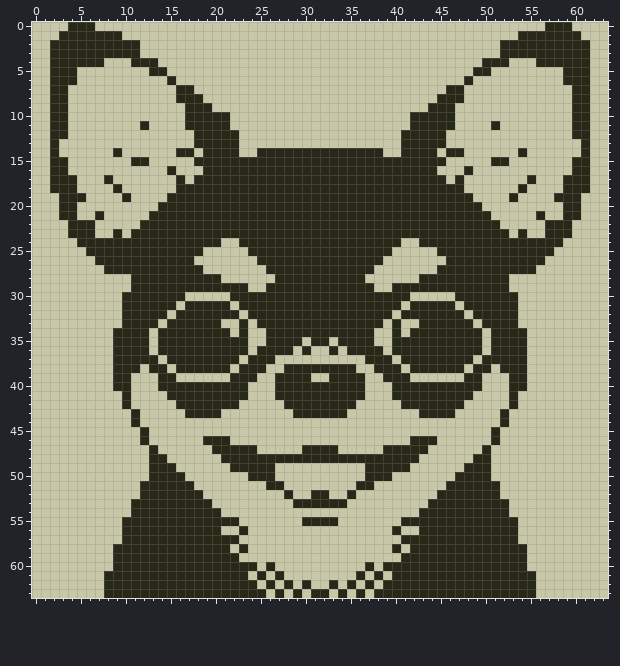
One commit to this pixel-art sprite: src/2024/chiwawa.png. Above, as it was before the edit.
The file is 64x64 pixels.
Once edited:
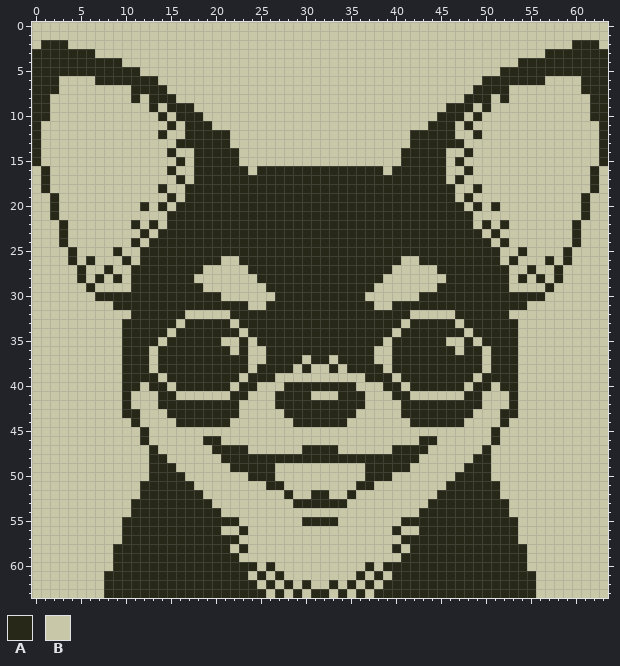
Palette (. is transparent): A #282818  B #c8c8a8
The edit:
y 0: x 4..6 AAA -> BBB; x 57..59 AAA -> BBB
y 1: x 3..9 AAAAAAA -> BBBBBBB; x 54..60 AAAAAAA -> BBBBBBB
y 2: x 1 B -> A; x 4..11 AAAAAAAA -> BBBBBBBB; x 52..59 AAAAAAAA -> BBBBBBBB; x 62 B -> A
y 3: x 0..1 BB -> AA; x 7..11 AAAAA -> BBBBB; x 52..56 AAAAA -> BBBBB; x 62..63 BB -> AA
y 4: x 0..1 BB -> AA; x 8..9 BB -> AA; x 11..13 AAA -> BBB; x 50..52 AAA -> BBB; x 54..55 BB -> AA; x 62..63 BB -> AA
y 5: x 0..1 BB -> AA; x 5..11 BBBBBBB -> AAAAAAA; x 13..14 AA -> BB; x 49..50 AA -> BB; x 52..58 BBBBBBB -> AAAAAAA; x 62..63 BB -> AA
y 6: x 0..1 BB -> AA; x 3..4 AA -> BB; x 7..13 BBBBBBB -> AAAAAAA; x 15 A -> B; x 48 A -> B; x 50..56 BBBBBBB -> AAAAAAA; x 59..60 AA -> BB; x 62..63 BB -> AA
y 7: x 0..1 BB -> AA; x 3 A -> B; x 11..14 BBBB -> AAAA; x 16..17 AA -> BB; x 46..47 AA -> BB; x 49..52 BBBB -> AAAA; x 60 A -> B; x 62..63 BB -> AA
y 8: x 0..3 BBAA -> AABB; x 11 B -> A; x 13..18 BBBAAA -> AAABBB; x 45..50 AAABBB -> BBBAAA; x 52 B -> A; x 60..63 AABB -> BBAA
y 9: x 0..3 BBAA -> AABB; x 13 B -> A; x 15..16 BB -> AA; x 18..19 AA -> BB; x 44..45 AA -> BB; x 47..48 BB -> AA; x 50 B -> A; x 60..63 AABB -> BBAA
y 10: x 0..3 BBAA -> AABB; x 14 B -> A; x 16 B -> A; x 19..21 AAA -> BBB; x 42..44 AAA -> BBB; x 47 B -> A; x 49 B -> A; x 60..63 AABB -> BBAA
y 11: x 0 B -> A; x 2..3 AA -> BB; x 12 A -> B; x 15 B -> A; x 20..21 AA -> BB; x 42..43 AA -> BB; x 48 B -> A; x 51 A -> B; x 60..61 AA -> BB; x 63 B -> A
y 12: x 0 B -> A; x 2..3 AA -> BB; x 14 B -> A; x 17 B -> A; x 22 A -> B; x 41 A -> B; x 46 B -> A; x 49 B -> A; x 60..61 AA -> BB; x 63 B -> A
y 13: x 0 B -> A; x 2 A -> B; x 16..17 BB -> AA; x 22 A -> B; x 41 A -> B; x 46..47 BB -> AA; x 61 A -> B; x 63 B -> A
y 14: x 0 B -> A; x 2 A -> B; x 9 A -> B; x 15..18 BAAB -> ABBA; x 25..38 AAAAAAAAAAAAAA -> BBBBBBBBBBBBBB; x 45..48 BAAB -> ABBA; x 54 A -> B; x 61 A -> B; x 63 B -> A
y 15: x 0 B -> A; x 2..3 AA -> BB; x 11..12 AA -> BB; x 16 B -> A; x 23..40 AAAAAAAAAAAAAAAAAA -> BBBBBBBBBBBBBBBBBB; x 47 B -> A; x 51..52 AA -> BB; x 60..61 AA -> BB; x 63 B -> A
y 16: x 1..3 BAA -> ABB; x 18 B -> A; x 24 A -> B; x 39 A -> B; x 45 B -> A; x 60..62 AAB -> BBA
y 17: x 1..4 BAAA -> ABBB; x 8 A -> B; x 55 A -> B; x 59..62 AAAB -> BBBA
y 18: x 1..4 BAAA -> ABBB; x 9 A -> B; x 14 B -> A; x 16 A -> B; x 47 A -> B; x 49 B -> A; x 54 A -> B; x 59..62 AAAB -> BBBA
y 19: x 2..5 BAAA -> ABBB; x 10 A -> B; x 16 A -> B; x 47 A -> B; x 53 A -> B; x 58..61 AAAB -> BBBA
y 20: x 2..4 BAA -> ABB; x 12 B -> A; x 15 A -> B; x 48 A -> B; x 51 B -> A; x 59..61 AAB -> BBA
y 21: x 2..4 BAA -> ABB; x 7 A -> B; x 13..14 AA -> BB; x 49..50 AA -> BB; x 56 A -> B; x 59..61 AAB -> BBA
y 22: x 3..6 BAAA -> ABBB; x 11..12 BA -> AB; x 14 A -> B; x 49 A -> B; x 51..52 AB -> BA; x 57..60 AAAB -> BBBA
y 23: x 3..6 BAAA -> ABBB; x 9 A -> B; x 11 A -> B; x 13 A -> B; x 50 A -> B; x 52 A -> B; x 54 A -> B; x 57..60 AAAB -> BBBA
y 24: x 3 B -> A; x 5..10 AAAAAA -> BBBBBB; x 12 A -> B; x 21..22 BB -> AA; x 41..42 BB -> AA; x 51 A -> B; x 53..58 AAAAAA -> BBBBBB; x 60 B -> A
y 25: x 4 B -> A; x 6..8 AAA -> BBB; x 10..11 AA -> BB; x 19..23 BBBBB -> AAAAA; x 40..44 BBBBB -> AAAAA; x 52..53 AA -> BB; x 55..57 AAA -> BBB; x 59 B -> A
y 26: x 4 B -> A; x 6..9 BAAA -> ABBB; x 11 A -> B; x 18..20 BBB -> AAA; x 23..24 BB -> AA; x 39..40 BB -> AA; x 43..45 BBB -> AAA; x 52 A -> B; x 54..57 AAAB -> BBBA; x 59 B -> A
y 27: x 5 B -> A; x 9..10 AA -> BB; x 24..25 BB -> AA; x 38..39 BB -> AA; x 53..54 AA -> BB; x 58 B -> A
y 28: x 5 B -> A; x 7 B -> A; x 9 B -> A; x 18..20 AAA -> BBB; x 25..26 BB -> AA; x 37..38 BB -> AA; x 43..45 AAA -> BBB; x 54 B -> A; x 56 B -> A; x 58 B -> A
y 29: x 6 B -> A; x 19..23 AAAAA -> BBBBB; x 40..44 AAAAA -> BBBBB; x 57 B -> A
y 30: x 7..9 BBB -> AAA; x 17..20 BBBB -> AAAA; x 22..26 AAAAA -> BBBBB; x 37..41 AAAAA -> BBBBB; x 43..46 BBBB -> AAAA; x 54..56 BBB -> AAA
y 31: x 9 B -> A; x 16 B -> A; x 22 B -> A; x 24..25 AA -> BB; x 38..39 AA -> BB; x 41 B -> A; x 47 B -> A; x 54 B -> A
y 32: x 10 A -> B; x 15 B -> A; x 17..21 AAAAA -> BBBBB; x 23 B -> A; x 40 B -> A; x 42..46 AAAAA -> BBBBB; x 48 B -> A; x 53 A -> B
y 33: x 14 B -> A; x 16 A -> B; x 21 B -> A; x 24 B -> A; x 39 B -> A; x 42 B -> A; x 47 A -> B; x 49 B -> A
y 34: x 9 A -> B; x 13 B -> A; x 15 A -> B; x 22..25 BABB -> ABAA; x 38..41 BBAB -> AABA; x 48 A -> B; x 50 B -> A; x 54 A -> B
y 35: x 9 A -> B; x 13..14 BA -> AB; x 21..22 AA -> BB; x 25 B -> A; x 30 B -> A; x 33 B -> A; x 38 B -> A; x 46..47 AA -> BB; x 49..50 AB -> BA; x 54 A -> B
y 36: x 9 A -> B; x 22 A -> B; x 25 A -> B; x 29 B -> A; x 31..32 BB -> AA; x 34 B -> A; x 38 A -> B; x 47 A -> B; x 54 A -> B
y 37: x 9 A -> B; x 13..14 AB -> BA; x 23..25 BAA -> ABB; x 27..29 BBB -> AAA; x 31..32 BB -> AA; x 34..36 BBB -> AAA; x 38..40 AAB -> BBA; x 49..50 BA -> AB; x 54 A -> B
y 38: x 9 A -> B; x 12..13 BA -> AB; x 15 B -> A; x 22 B -> A; x 24 A -> B; x 26..27 BB -> AA; x 29 A -> B; x 31..32 AA -> BB; x 34 A -> B; x 36..37 BB -> AA; x 39 A -> B; x 41 B -> A; x 48 B -> A; x 50..51 AB -> BA; x 54 A -> B
y 39: x 9 A -> B; x 11..14 BBBA -> AAAB; x 16..21 BBBBBB -> AAAAAA; x 23 A -> B; x 25..30 BBAAAA -> AABBBB; x 33..38 AAAABB -> BBBBAA; x 40 A -> B; x 42..47 BBBBBB -> AAAAAA; x 49..52 ABBB -> BAAA; x 54 A -> B
y 40: x 9 A -> B; x 11 B -> A; x 13 B -> A; x 15 A -> B; x 22 A -> B; x 24 B -> A; x 27 A -> B; x 36 A -> B; x 39 B -> A; x 41 A -> B; x 48 A -> B; x 50 B -> A; x 52 B -> A; x 54 A -> B
y 41: x 14 B -> A; x 16..21 AAAAAA -> BBBBBB; x 31..33 AAA -> BBB; x 42..47 AAAAAA -> BBBBBB; x 49 B -> A
y 42: x 14..15 BB -> AA; x 27 B -> A; x 36 B -> A; x 48..49 BB -> AA
y 43: x 10 B -> A; x 15..16 BB -> AA; x 21..22 BB -> AA; x 28 B -> A; x 35 B -> A; x 41..42 BB -> AA; x 47..48 BB -> AA; x 53 B -> A
y 44: x 16..21 BBBBBB -> AAAAAA; x 29..34 BBBBBB -> AAAAAA; x 42..47 BBBBBB -> AAAAAA
y 46: x 21 A -> B; x 42 A -> B
y 47: x 24 A -> B; x 39 A -> B
